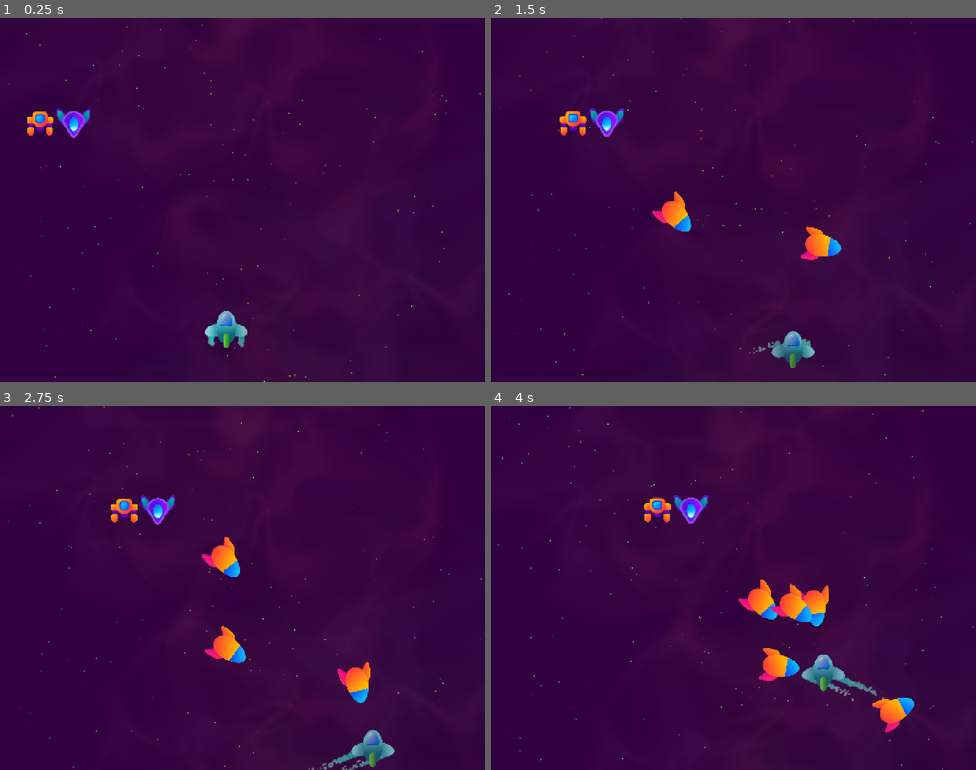
Above: before the commit, frames 1-4 (two rows, left to right).
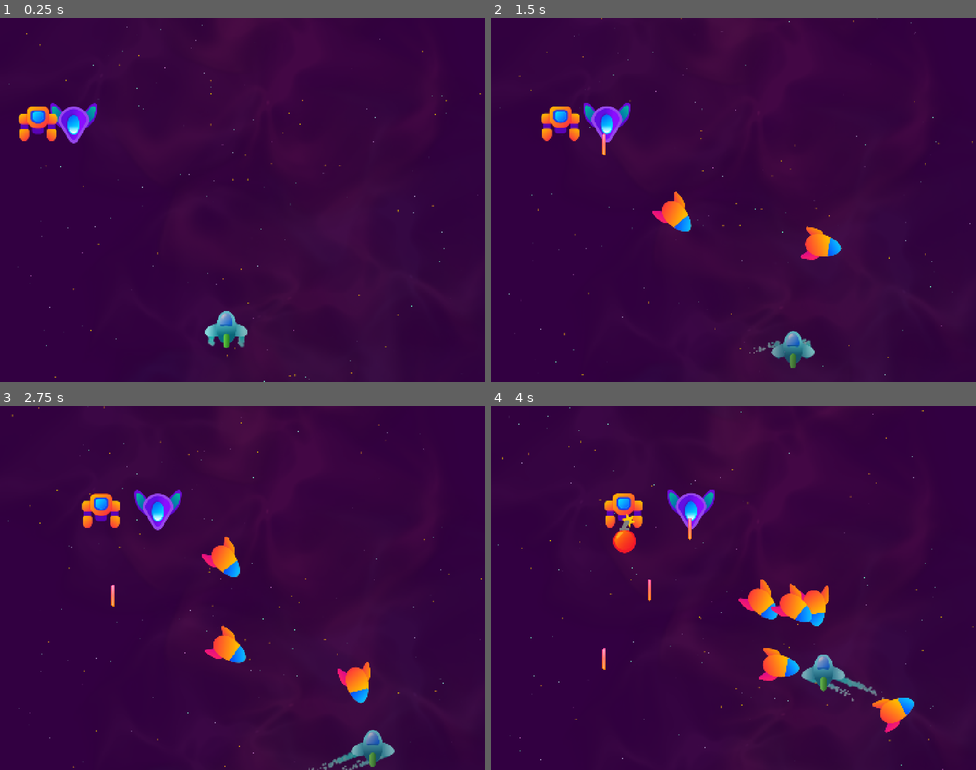
Above: after the commit, the same moments.

Repository: LHO-Developments/Godot-Projects
Game: Godot game, scene res://Scenes/Level/level.tscn
The game is run twice, just before and just after one commit, with the same random seed, the same clock (stepped at 60 frames per second) and the same inputs. Sound files missing from this copy of the repository are replaced by a short silence.
Inputs:
- Up to frame 1 (0.25 s): no input
- Up to frame 2 (1.5 s): hold D (right) 0.53-1.28 s; hold T (test) 0.53-1.28 s; hold S (down) from 1.28 s (still down); tap T (test) at 1.35 s
- Up to frame 3 (2.75 s): release S (down) at 2.03 s; hold D (right) from 2.03 s (still down); hold T (test) from 2.03 s (still down)
- Up to frame 4 (4 s): release D (right) at 2.78 s; release T (test) at 2.78 s; hold W (up) 2.78-3.53 s; tap T (test) at 2.85 s; hold A (left) from 3.53 s (still down); hold T (test) from 3.53 s (still down)

The runs differ from the first frame. In frame 1, 1.0% of the frame differs, in the area x 3-20%, y 23-35%; in frame 2, 1.2%; in frame 3, 1.3%; in frame 4, 1.8%, in the area x 22-47%, y 23-73%.

Commit message:
setup enemy shooting

Diff:
--- /dev/null
+++ b/Space Ace/space-ace/Classes/SpaceUtils.gd
@@ -0,0 +1,5 @@
+class_name SpaceUtils
+
+
+static func set_start_timer(timer: Timer, target: float, variance: float = 0.0) -> void:
+	timer.start(target + randf_range(-variance, variance))
--- /dev/null
+++ b/Space Ace/space-ace/Globals/SignalHub.gd
@@ -0,0 +1,9 @@
+extends Node
+
+
+signal spawn_pool_object(position: Vector2, scene: PackedScene)
+
+
+
+func emit_spawn_pool_object(position: Vector2, scene: PackedScene) -> void:
+	spawn_pool_object.emit(position, scene)
--- a/Space Ace/space-ace/Scenes/Enemy/EnemyBase.tscn
+++ b/Space Ace/space-ace/Scenes/Enemy/EnemyBase.tscn
@@ -1,6 +1,7 @@
 [gd_scene format=3 uid="uid://bvglwn07kxrxp"]
 
 [ext_resource type="Script" uid="uid://bqp26fegli8yg" path="res://Scenes/Enemy/EnemyBase.gd" id="1_t2bgb"]
+[ext_resource type="PackedScene" uid="uid://dohkr64ph6bq" path="res://Scenes/Shooter/Shooter.tscn" id="2_klqhl"]
 
 [node name="EnemyBase" type="PathFollow2D" unique_id=330623592]
 rotates = false
@@ -8,3 +9,5 @@
 script = ExtResource("1_t2bgb")
 
 [node name="Sprite2D" type="Sprite2D" parent="." unique_id=1988232119]
+
+[node name="Shooter" parent="." unique_id=402735415 instance=ExtResource("2_klqhl")]
--- a/Space Ace/space-ace/Scenes/Enemy/EnemyRobot.tscn
+++ b/Space Ace/space-ace/Scenes/Enemy/EnemyRobot.tscn
@@ -2,9 +2,15 @@
 
 [ext_resource type="PackedScene" uid="uid://bvglwn07kxrxp" path="res://Scenes/Enemy/EnemyBase.tscn" id="1_74opd"]
 [ext_resource type="Texture2D" uid="uid://qjf870wrhrhx" path="res://Asset/Images/Enemy3.png" id="2_rxy5j"]
+[ext_resource type="PackedScene" uid="uid://dlq0h04ivag6j" path="res://Scenes/Projectile/EnemyBomb.tscn" id="3_5vq8f"]
+[ext_resource type="AudioStream" uid="uid://qb73lk72ypl6" path="res://Asset/Sounds/685916_whoosh.wav" id="4_g7hgf"]
 
 [node name="EnemyRobot" unique_id=330623592 instance=ExtResource("1_74opd")]
 
 [node name="Sprite2D" parent="." index="0" unique_id=1988232119]
-scale = Vector2(0.9, 0.9)
+scale = Vector2(1.3, 1.3)
 texture = ExtResource("2_rxy5j")
+
+[node name="Shooter" parent="." index="1" unique_id=402735415]
+projectile_scene = ExtResource("3_5vq8f")
+launch_effect = ExtResource("4_g7hgf")
--- a/Space Ace/space-ace/Scenes/Enemy/EnemyVee.tscn
+++ b/Space Ace/space-ace/Scenes/Enemy/EnemyVee.tscn
@@ -2,10 +2,18 @@
 
 [ext_resource type="PackedScene" uid="uid://bvglwn07kxrxp" path="res://Scenes/Enemy/EnemyBase.tscn" id="1_cweeu"]
 [ext_resource type="Texture2D" uid="uid://bod5ulca2rr1b" path="res://Asset/Images/Enemy1.png" id="2_wvqqx"]
+[ext_resource type="PackedScene" uid="uid://dwcns7mb4ke67" path="res://Scenes/Projectile/EnemyLaser.tscn" id="3_hrol3"]
+[ext_resource type="AudioStream" uid="uid://ma0a564tox08" path="res://Asset/Sounds/Blaster1_short.wav" id="4_sy7w6"]
 
 [node name="EnemyVee" unique_id=330623592 instance=ExtResource("1_cweeu")]
 
 [node name="Sprite2D" parent="." index="0" unique_id=1988232119]
 rotation = 3.1415927
-scale = Vector2(0.8, 0.8)
+scale = Vector2(1.1, 1.1)
 texture = ExtResource("2_wvqqx")
+
+[node name="Shooter" parent="." index="1" unique_id=402735415]
+position = Vector2(0, 52)
+shoot_wait = 2.0
+projectile_scene = ExtResource("3_hrol3")
+launch_effect = ExtResource("4_sy7w6")
--- a/Space Ace/space-ace/Scenes/Level/level.tscn
+++ b/Space Ace/space-ace/Scenes/Level/level.tscn
@@ -30,5 +30,6 @@
 position = Vector2(193.98505, 312.68213)
 progress = 100.0
 
-[node name="EnemyRobot" parent="Path2D" unique_id=149409930 instance=ExtResource("6_q8n36")]
+[node name="EnemyRobot" parent="Path2D" unique_id=919102646 instance=ExtResource("6_q8n36")]
 position = Vector2(94, 314)
+speed = 75.0
--- a/Space Ace/space-ace/Scenes/ObjectContainer/ObjectContainer.gd
+++ b/Space Ace/space-ace/Scenes/ObjectContainer/ObjectContainer.gd
@@ -17,6 +17,9 @@
 		)
 
 
+func _ready() -> void:
+	SignalHub.spawn_pool_object.connect(on_spawn_pool_object)
+
 func on_spawn_pool_object(position: Vector2, scene: PackedScene) -> void:
 	call_deferred("spawn_deferred", position, scene)
 
--- /dev/null
+++ b/Space Ace/space-ace/Scenes/Shooter/Shooter.gd
@@ -0,0 +1,29 @@
+extends Node2D
+
+
+@export var shoot_wait: float = 3.0
+@export var shoot_variance: float = 1.0
+
+
+@onready var shoot_timer: Timer = $ShootTimer
+@export var projectile_scene: PackedScene
+@export var launch_effect: AudioStream
+
+
+@onready var launch_sound: AudioStreamPlayer2D = $LaunchSound
+
+
+# Called when the node enters the scene tree for the first time.
+func _ready() -> void:
+	restart_timer()
+	launch_sound.stream = launch_effect
+
+
+func restart_timer() -> void:
+	SpaceUtils.set_start_timer(shoot_timer, shoot_wait, shoot_variance)
+
+
+func _on_shoot_timer_timeout() -> void:
+	restart_timer()
+	launch_sound.play()
+	SignalHub.emit_spawn_pool_object(global_position, projectile_scene)
--- /dev/null
+++ b/Space Ace/space-ace/Scenes/Shooter/Shooter.tscn
@@ -0,0 +1,13 @@
+[gd_scene format=3 uid="uid://dohkr64ph6bq"]
+
+[ext_resource type="Script" uid="uid://cypy18welxuvg" path="res://Scenes/Shooter/Shooter.gd" id="1_081au"]
+
+[node name="Shooter" type="Node2D" unique_id=402735415]
+script = ExtResource("1_081au")
+
+[node name="ShootTimer" type="Timer" parent="." unique_id=2021713255]
+one_shot = true
+
+[node name="LaunchSound" type="AudioStreamPlayer2D" parent="." unique_id=2133736840]
+
+[connection signal="timeout" from="ShootTimer" to="." method="_on_shoot_timer_timeout"]
--- a/Space Ace/space-ace/project.godot
+++ b/Space Ace/space-ace/project.godot
@@ -14,6 +14,10 @@
 run/main_scene="uid://cuhg8r2cfey5w"
 config/features=PackedStringArray("4.6", "Mobile")
 config/icon="res://icon.svg"
+
+[autoload]
+
+SignalHub="*uid://dts4mjb7qxu8t"
 
 [display]
 
Not shown, added: Space Ace/space-ace/Classes/SpaceUtils.gd.uid
Not shown, added: Space Ace/space-ace/Globals/SignalHub.gd.uid
Not shown, added: Space Ace/space-ace/Scenes/Shooter/Shooter.gd.uid
